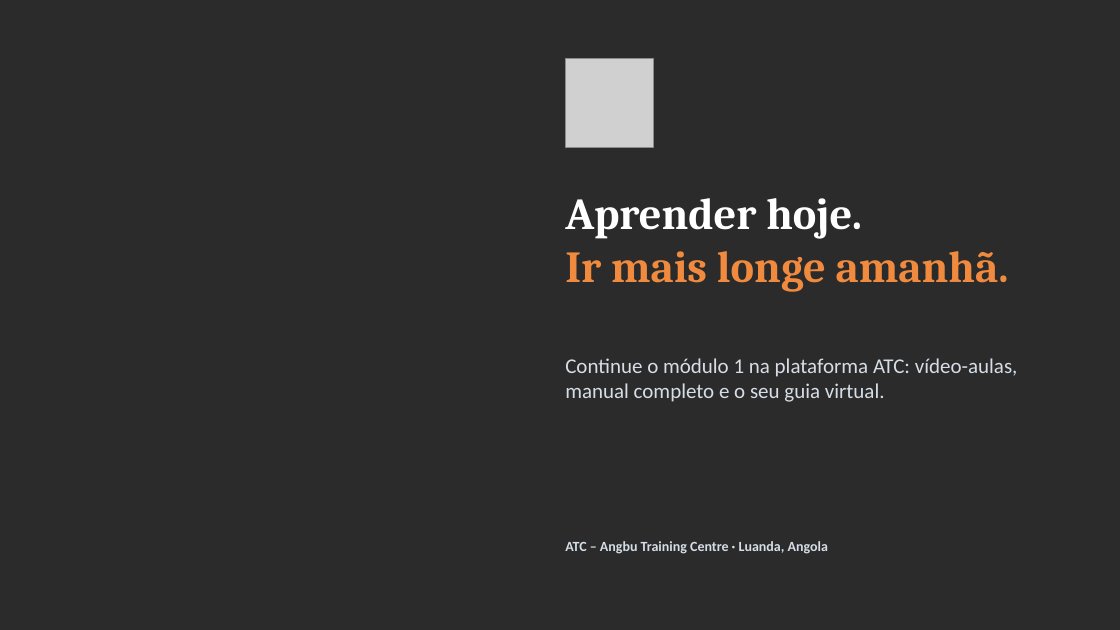
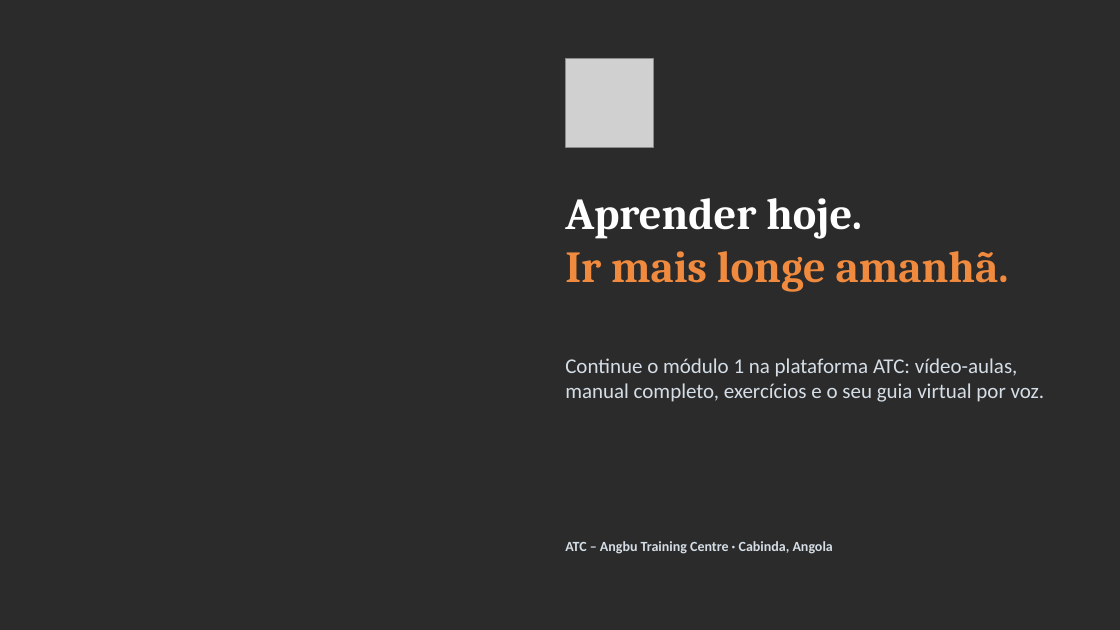
Before and after one commit to almeidaojose36/atc_lms, a slide deck: slide 19 of producao/apresentacoes/Informatica_Modulo1.pptx (slide 17 before the commit). Drawn at 1120x630 pixels with LibreOffice and Linux fonts; fonts in the diff are those of the drawing; grey boxes stand for pictures; background and template pictures are left out; a plain dark background stands for a picture behind light text. Boxes give left, top, right and bottom in pixels: in the first picture for what was removed or moved away, otherwise in the second. Text is boxed around its words. In the diff, an @@ line names an element or a change of style, - is before the commit and + after.

```diff
--- a/producao/apresentacoes/Informatica_Modulo1.pptx
+++ b/producao/apresentacoes/Informatica_Modulo1.pptx
@@ text at box(565, 358, 1045, 402): text changed @@
-Continue o módulo 1 na plataforma ATC: vídeo-aulas, manual completo e o seu guia virtual.
+Continue o módulo 1 na plataforma ATC: vídeo-aulas, manual completo, exercícios e o seu guia virtual por voz.
@@ text at box(565, 541, 833, 554): text changed @@
-ATC – Angbu Training Centre · Luanda, Angola
+ATC – Angbu Training Centre · Cabinda, Angola
```
Also in this commit, not shown: 16 other slides changed, 2 slides added, 22 other files.
